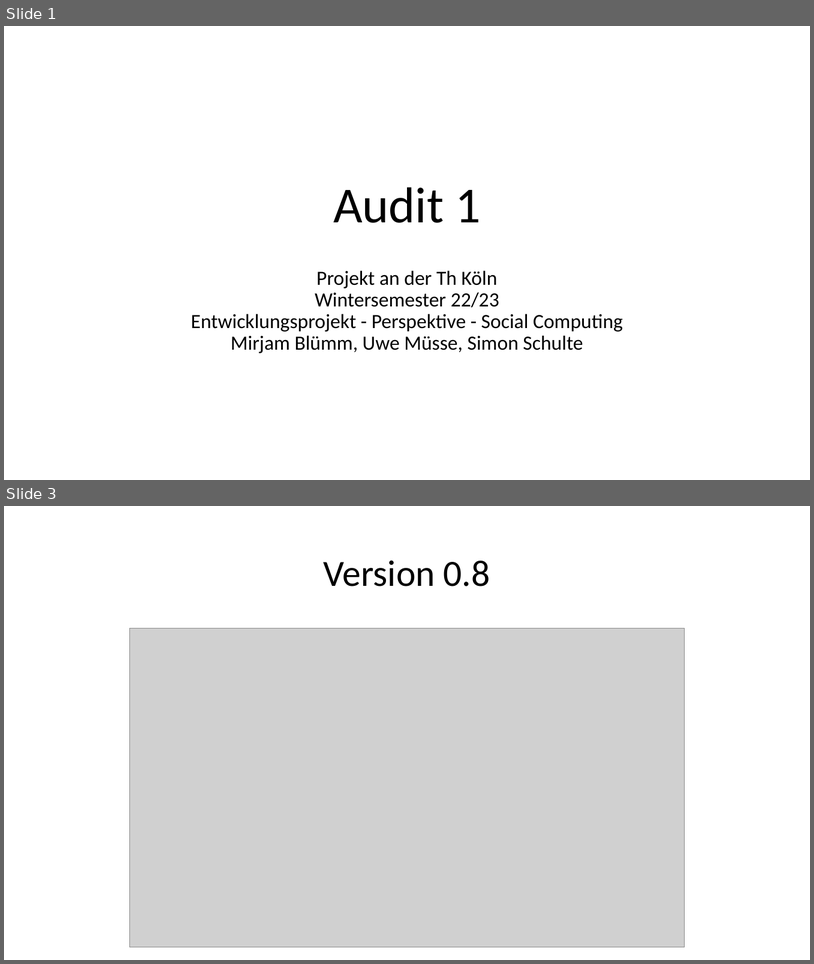
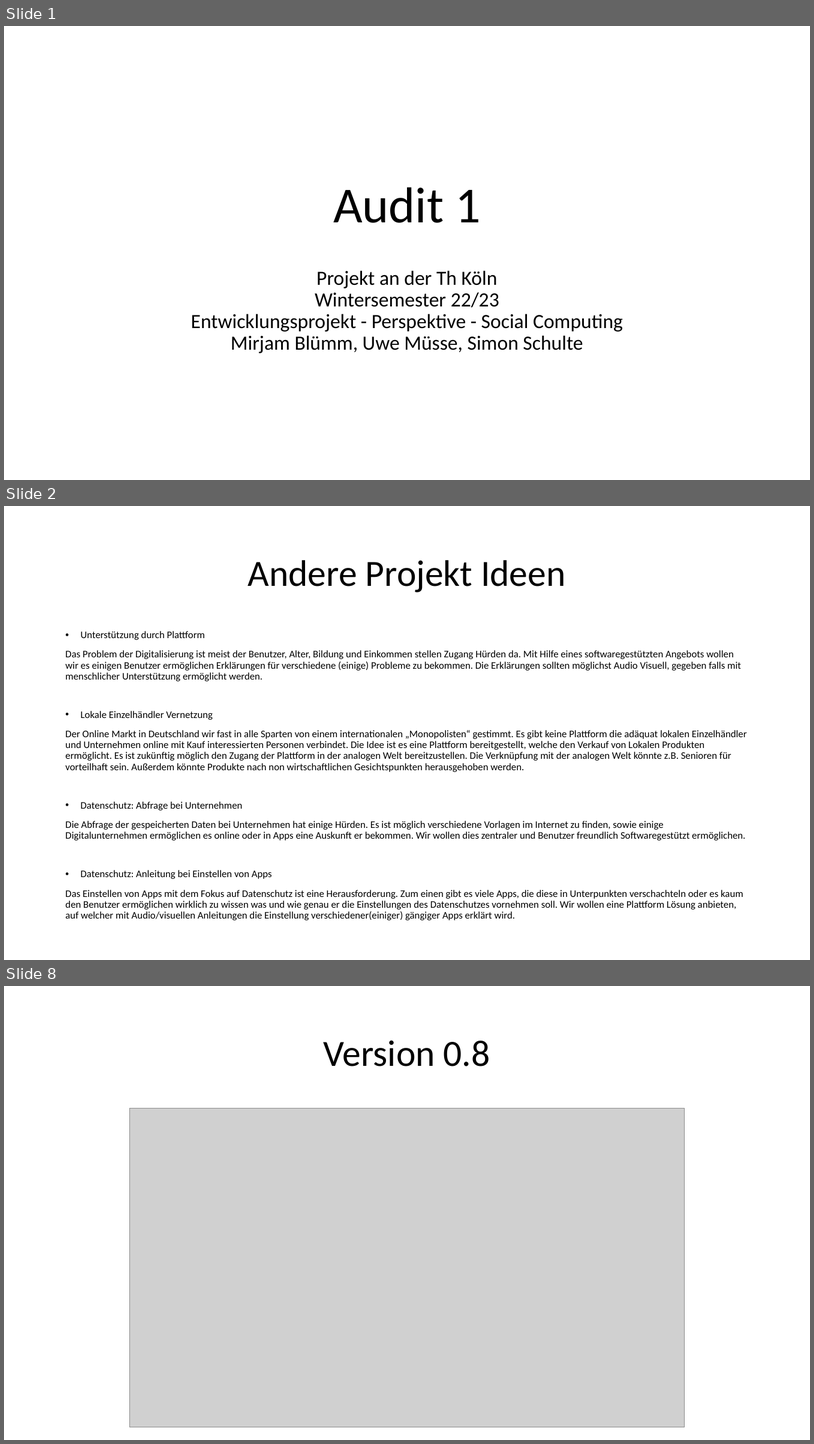
Before and after one commit to sebastiankoch10/EPWS2223HausenKochZimmer, a slide deck: EPWS2223HausenKochZimmer Audit 1.pptx. Shown one above the other, each under a label of ours: slides 1 and 3 before the commit, slides 1, 2 and 8 after it; the slides between them are not shown. The pictures are 814x964 and 814x1444 pixels, drawn with LibreOffice and Linux fonts; fonts in the diff are those of the drawing; grey boxes stand for pictures. Boxes give left, top, right and bottom in pixels: in the first picture for what was removed or moved away, otherwise in the second. Text is boxed around its words. In the diff, an @@ line names an element or a change of style, - is before the commit and + after.

```diff
--- a/EPWS2223HausenKochZimmer Audit 1.pptx
+++ b/EPWS2223HausenKochZimmer Audit 1.pptx
@@ slide 2 added at [4,506,810,960], background #FFFFFF @@
@@ title added at [248,560,566,592], 44 pt, text #000000 @@
+Andere Projekt Ideen
@@ text added at [65,631,747,920], 12 pt, text #000000 @@
+• Unterstützung durch Plattform
+Das Problem der Digitalisierung ist meist der Benutzer, Alter, Bildung und Einkommen stellen Zugang Hürden da. Mit Hilfe eines softwaregestützten Angebots wollen wir es einigen Benutzer ermöglichen Erklärungen für verschiedene (einige) Probleme zu bekommen. Die Erklärungen sollten möglichst Audio Visuell, gegeben falls mit menschlicher Unterstützung ermöglicht werden.
+• Lokale Einzelhändler Vernetzung
+Der Online Markt in Deutschland wir fast in alle Sparten von einem internationalen „Monopolisten“ gestimmt. Es gibt keine Plattform die adäquat lokalen Einzelhändler und Unternehmen online mit Kauf interessierten Personen verbindet. Die Idee ist es eine Plattform bereitgestellt, welche den Verkauf von Lokalen Produkten ermöglicht. Es ist zukünftig möglich den Zugang der Plattform in der analogen Welt bereitzustellen. Die Verknüpfung mit der analogen Welt könnte z.B. Senioren für vorteilhaft sein. Außerdem könnte Produkte nach non wirtschaftlichen Gesichtspunkten herausgehoben werden.
+• Datenschutz: Abfrage bei Unternehmen
+Die Abfrage der gespeicherten Daten bei Unternehmen hat einige Hürden. Es ist möglich verschiedene Vorlagen im Internet zu finden, sowie einige Digitalunternehmen ermöglichen es online oder in Apps eine Auskunft er bekommen. Wir wollen dies zentraler und Benutzer freundlich Softwaregestützt ermöglichen.
+• Datenschutz: Anleitung bei Einstellen von Apps
+Das Einstellen von Apps mit dem Fokus auf Datenschutz ist eine Herausforderung. Zum einen gibt es viele Apps, die diese in Unterpunkten verschachteln oder es kaum den Benutzer ermöglichen wirklich zu wissen was und wie genau er die Einstellungen des Datenschutzes vornehmen soll. Wir wollen eine Plattform Lösung anbieten, auf welcher mit Audio/visuellen Anleitungen die Einstellung verschiedener(einiger) gängiger Apps erklärt wird.
@@ what was slide 3 is now slide 8 @@
```
Also in this commit, not shown: 5 other slides added, 1 slide removed.
